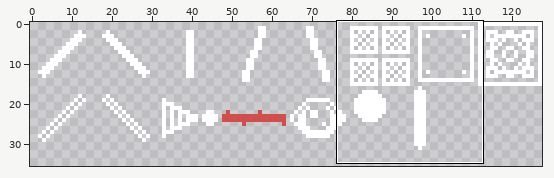
Two versions of one sprite sheet, beam_time/assets/tilemap.png. Above, an overview of the earlier version with the close-up marked.
Close-up. Earlier state:
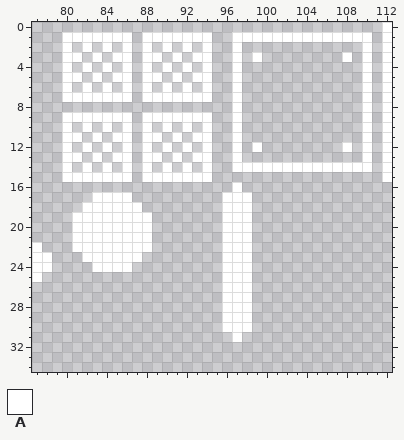
The file is 128x128 pixels. Shown: x 77..112, y 0..34. The wide view leaves out empty margins.
Palette (. is transparent): A #ffffff
Pixels before, first column x 77:
 0 ...................................A
 1 ...AAAAAAA.AAAAAAA..AAAAAAAAAAAAAA.A
 2 ...A.A.A.A.A.A.A.A..A............A.A
 3 ...AA.A.AA.AA.A.AA..A.A........A.A.A
 4 ...A.A.A.A.A.A.A.A..A............A.A
 5 ...AA.A.AA.AA.A.AA..A............A.A
 6 ...A.A.A.A.A.A.A.A..A............A.A
 7 ...AAAAAAA.AAAAAAA..A............A.A
 8 ....................A............A.A
 9 ...AAAAAAA.AAAAAAA..A............A.A
10 ...A.A.A.A.A.A.A.A..A............A.A
11 ...AA.A.AA.AA.A.AA..A............A.A
12 ...A.A.A.A.A.A.A.A..A.A........A.A.A
13 ...AA.A.AA.AA.A.AA..A............A.A
14 ...A.A.A.A.A.A.A.A..AAAAAAAAAAAAAA.A
15 ...AAAAAAA.AAAAAAA.................A
16 ....................A...............
17 ......AAAA.........AAA..............
18 .....AAAAAA........AAA..............
19 ....AAAAAAAA.......AAA..............
20 ....AAAAAAAA.......AAA..............
21 ....AAAAAAAA.......AAA..............
22 A...AAAAAAAA.......AAA..............
23 AA...AAAAAA........AAA..............
24 AA....AAAA.........AAA..............
25 A..................AAA..............
26 ...................AAA..............
27 ...................AAA..............
28 ...................AAA..............
29 ...................AAA..............
30 ...................AAA..............
31 ....................A...............
After the commit:
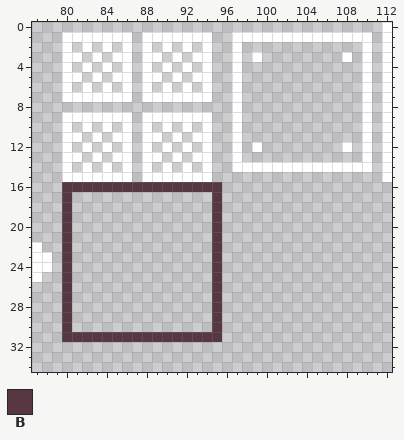
Colours new in this view: B #563742
Author's note on the commit: Start on tile map
Diff:
Changed rows in their new state; - is an unchanged pixel.
first column x 80:
16 BBBBBBBBBBBBBBBB-.-
17 B--....--------B...
18 B-......-------B...
19 B........------B...
20 B........------B...
21 B........------B...
22 B........------B...
23 B-......-------B...
24 B--....--------B...
25 B--------------B...
26 B--------------B...
27 B--------------B...
28 B--------------B...
29 B--------------B...
30 B--------------B...
31 BBBBBBBBBBBBBBBB-.-
